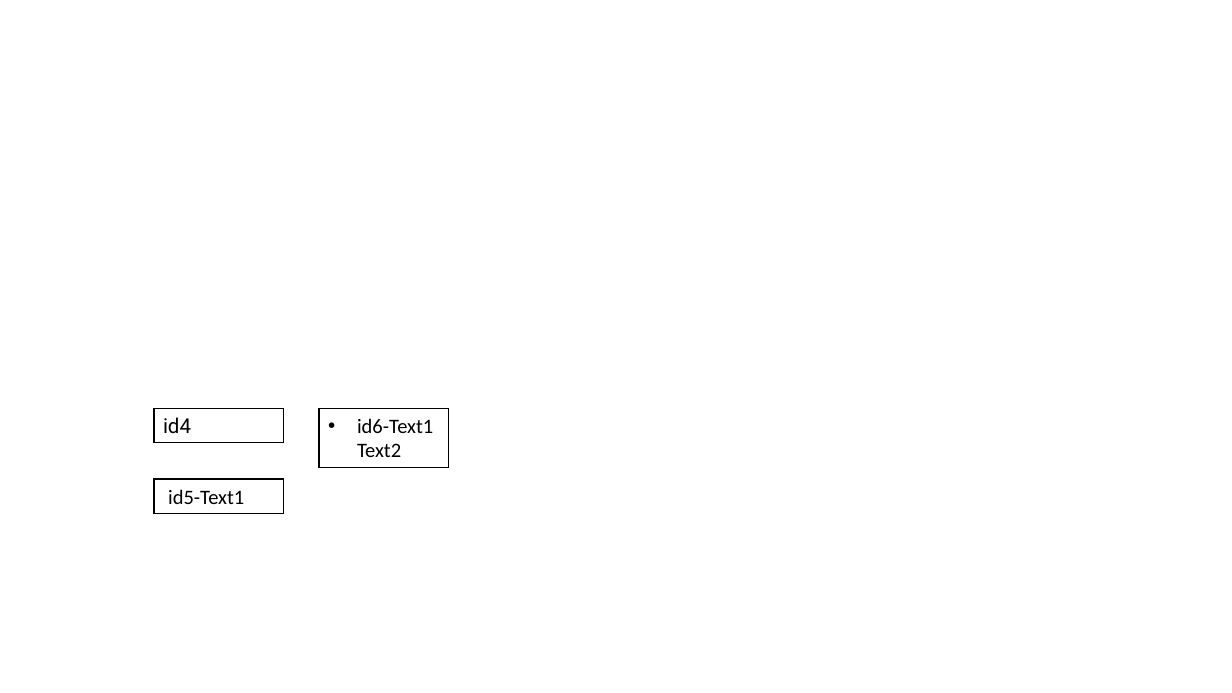
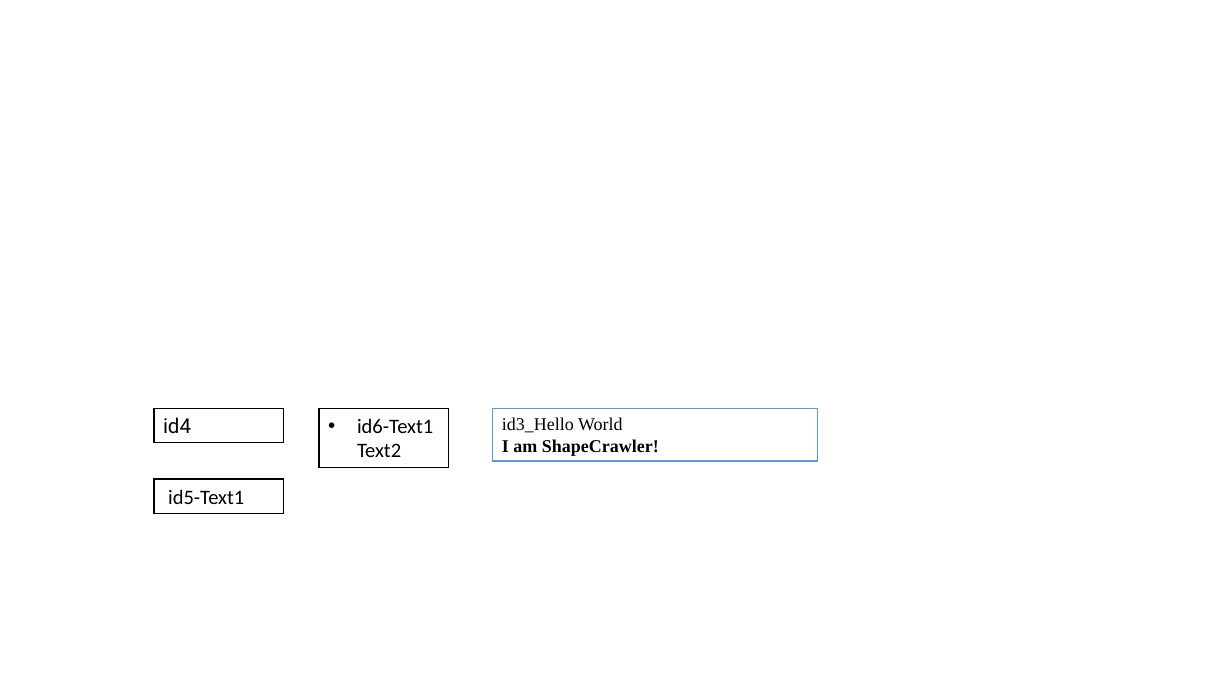
Before and after one commit to ShapeCrawler/ShapeCrawler, a slide deck: slide 1 of ShapeCrawler.Tests.Unit/Resource/001.pptx. Drawn at 1232x693 pixels with LibreOffice and Linux fonts; fonts in the diff are those of the drawing. Boxes give left, top, right and bottom in pixels: in the first picture for what was removed or moved away, otherwise in the second. Text is boxed around its words. In the diff, an @@ line names an element or a change of style, - is before the commit and + after.

```diff
--- a/ShapeCrawler.Tests.Unit/Resource/001.pptx
+++ b/ShapeCrawler.Tests.Unit/Resource/001.pptx
@@ rectangle added at <box>493,409,817,461</box>, fill #FFFFFF, outline #5B9BD5 1 pt, 14 pt, text #000000, bold @@
+id3_Hello World
+I am ShapeCrawler!
```
Also in this commit, not shown: 35 other files.
